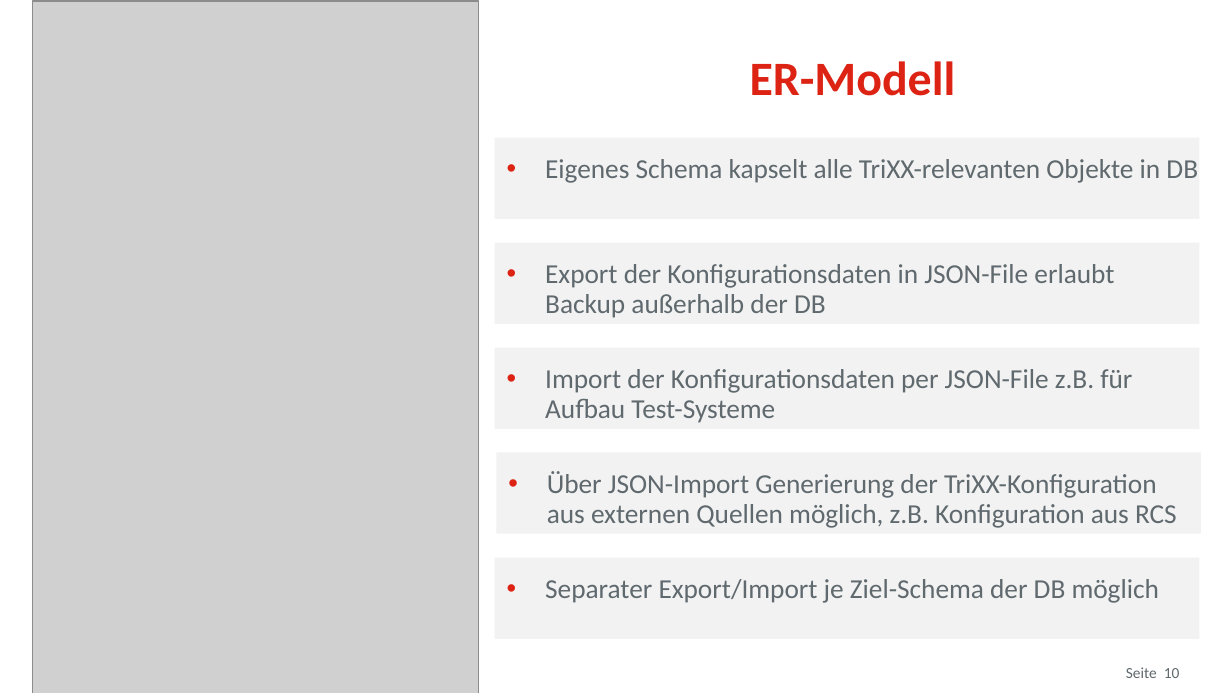
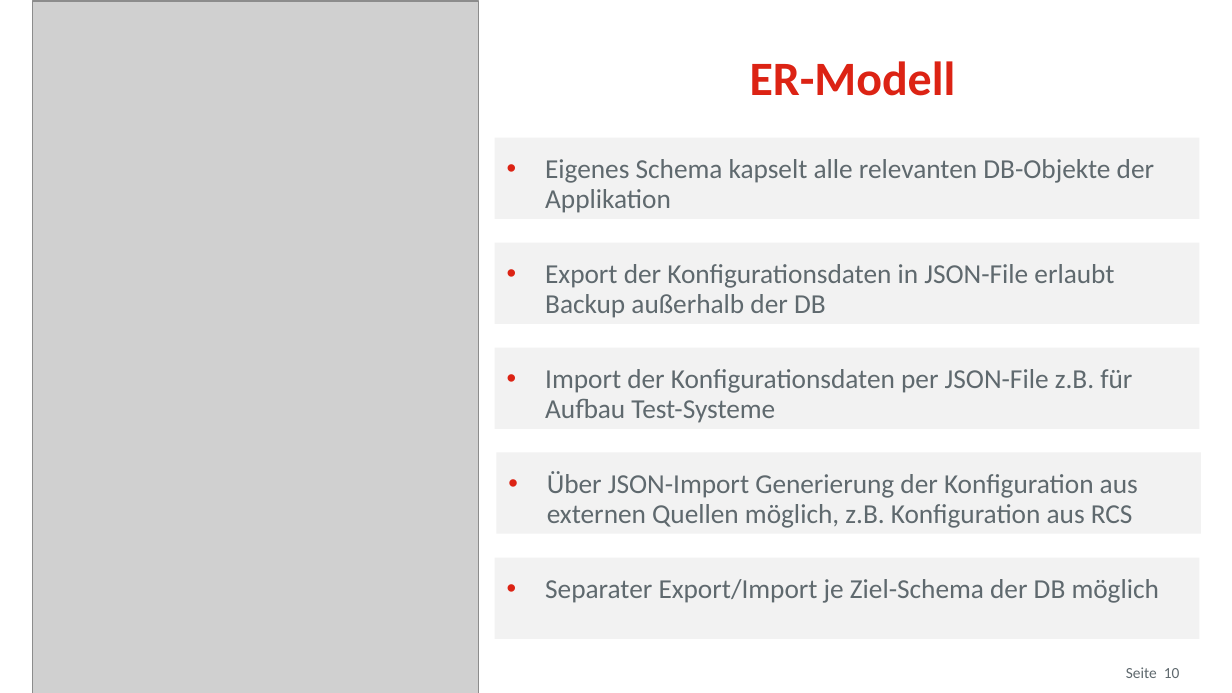
Before and after one commit to osp-ottogroup/movex-cdc, a slide deck: slide 10 of doc/2021-12_TriXX_IT-Tage.pptx. Drawn at 1232x693 pixels with LibreOffice and Linux fonts; fonts in the diff are those of the drawing; grey boxes stand for pictures; background and template pictures are left out. Boxes give left, top, right and bottom in pixels: in the first picture for what was removed or moved away, otherwise in the second. Text is boxed around its words. In the diff, an @@ line names an element or a change of style, - is before the commit and + after.

```diff
--- a/doc/2021-12_TriXX_IT-Tage.pptx
+++ b/doc/2021-12_TriXX_IT-Tage.pptx
@@ text in rectangle at (545,159,1154,213): text changed @@
-• Eigenes Schema kapselt alle TriXX-relevanten Objekte in DB
+• Eigenes Schema kapselt alle relevanten DB-Objekte der Applikation
@@ text in rectangle at (547,471,1138,528): text changed @@
-• Über JSON-Import Generierung der TriXX-Konfiguration aus externen Quellen möglich, z.B. Konfiguration aus RCS
+• Über JSON-Import Generierung der Konfiguration aus externen Quellen möglich, z.B. Konfiguration aus RCS
```
Also in this commit, not shown: 11 other slides changed, 4 other files.
